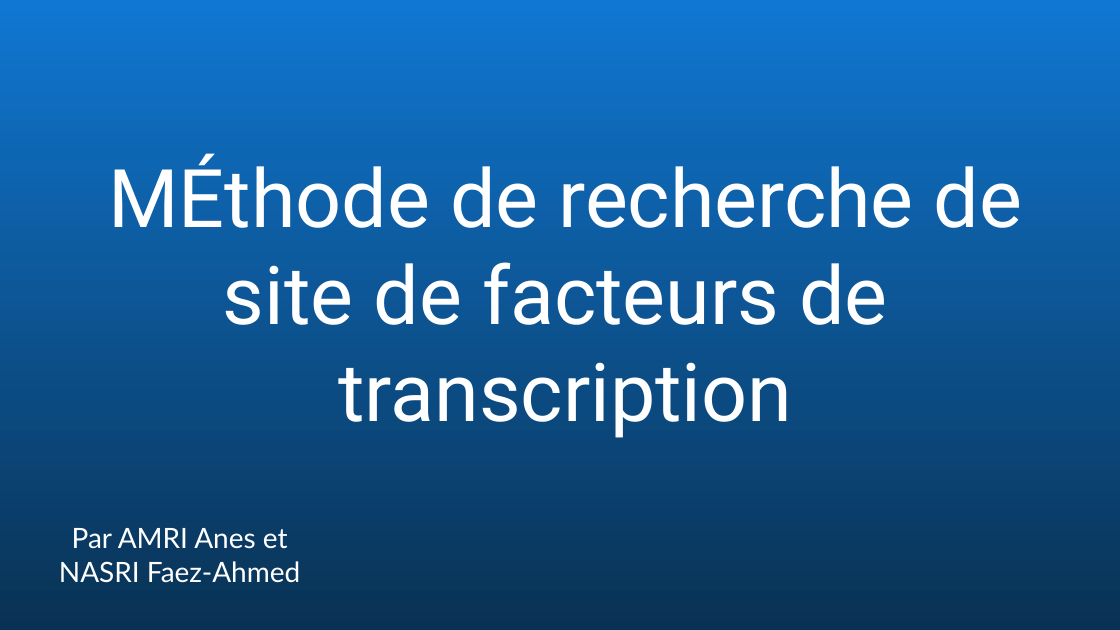
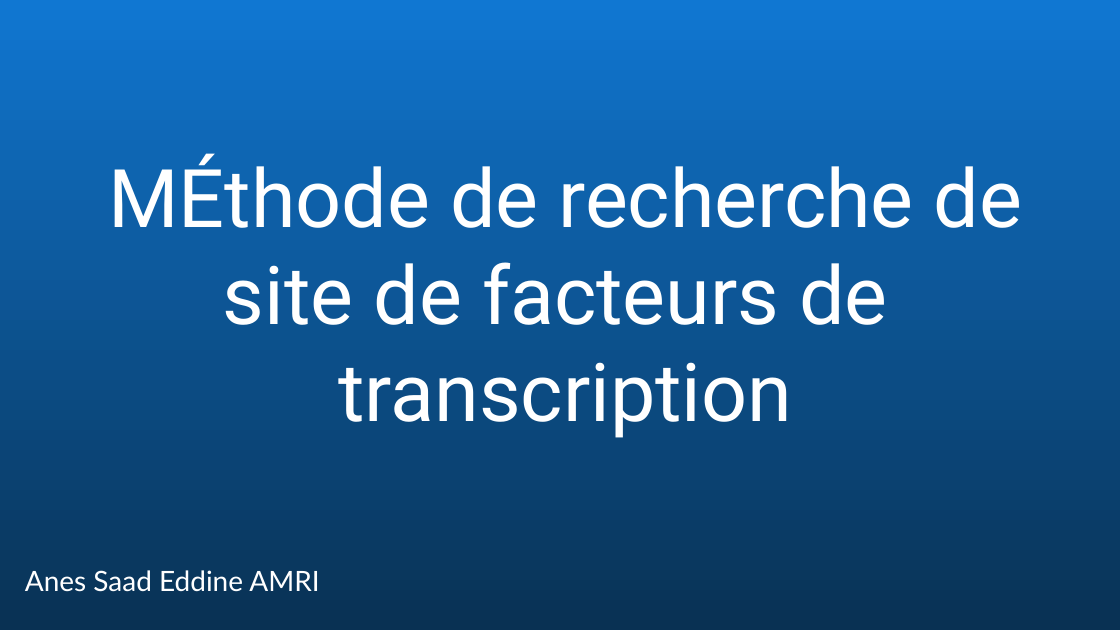
Before and after one commit to Nissou31/bio-informatique, a slide deck: slide 1 of presentation/bioinformatique_diapo.pptx. Drawn at 1120x630 pixels with LibreOffice and Linux fonts; fonts in the diff are those of the drawing; background and template pictures are left out. Boxes give left, top, right and bottom in pixels: in the first picture for what was removed or moved away, otherwise in the second. Text is boxed around its words. In the diff, an @@ line names an element or a change of style, - is before the commit and + after.

```diff
--- a/presentation/bioinformatique_diapo.pptx
+++ b/presentation/bioinformatique_diapo.pptx
@@ subtitle at [25,570,319,592]: text changed @@
-Par AMRI Anes et NASRI Faez-Ahmed
+Anes Saad Eddine AMRI
```
Also in this commit, not shown: 7 other slides changed, 5 other files.
